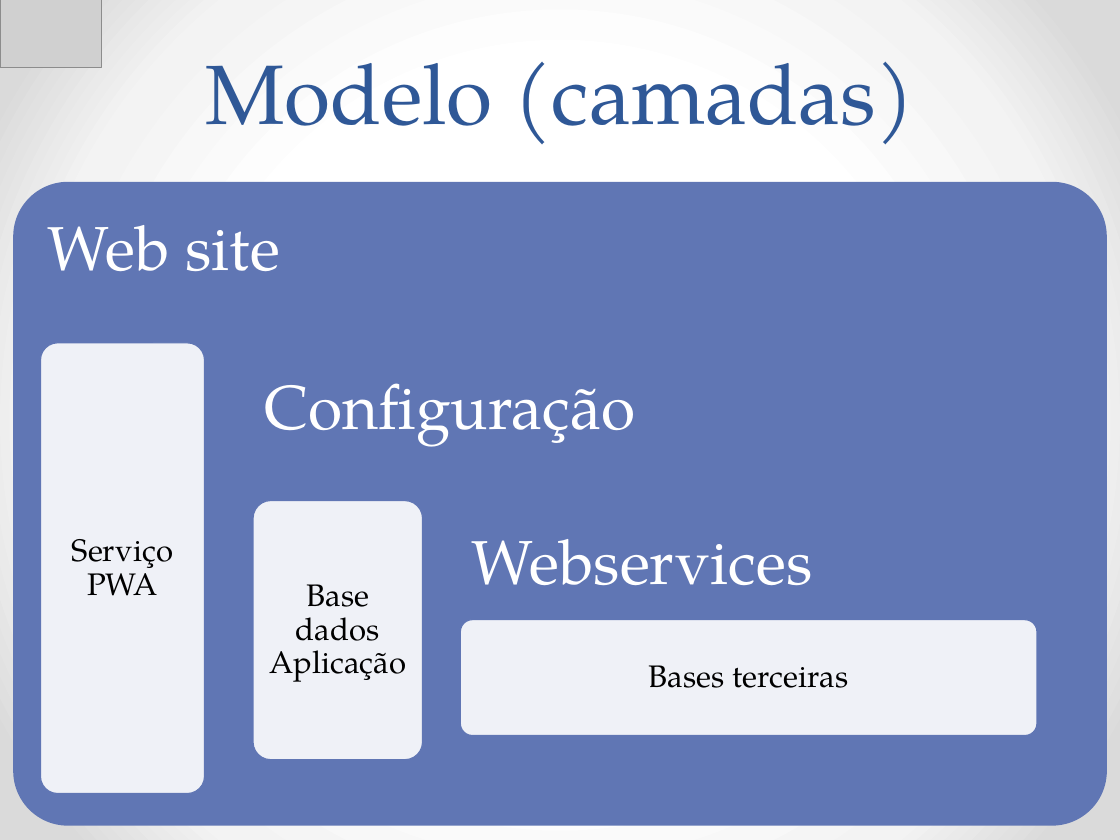
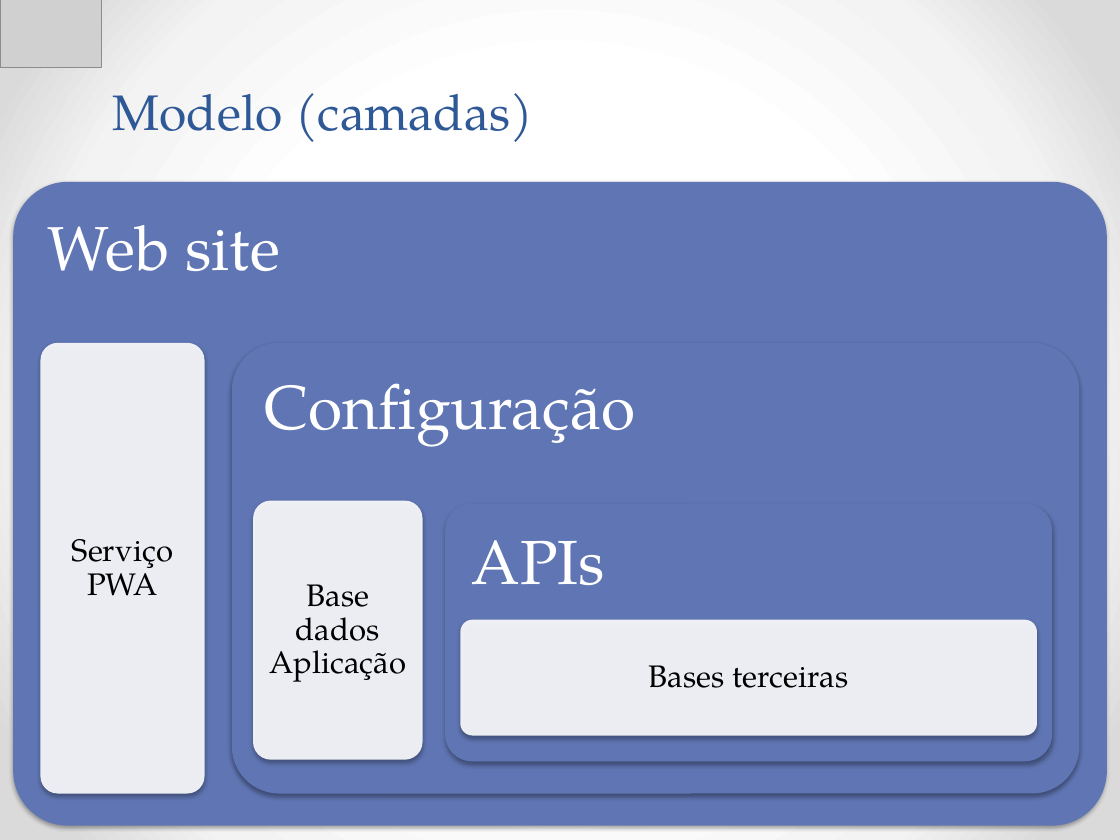
Before and after one commit to Neimarmg/TCC, a slide deck: slide 19 of Ppt-Andamento.pptx. Drawn at 1120x840 pixels with LibreOffice and Linux fonts; fonts in the diff are those of the drawing; grey boxes stand for pictures. Boxes give left, top, right and bottom in pixels: in the first picture for what was removed or moved away, otherwise in the second. Text is boxed around its words. In the diff, an @@ line names an element or a change of style, - is before the commit and + after.

```diff
--- a/Ppt-Andamento.pptx
+++ b/Ppt-Andamento.pptx
@@ title "Modelo (camadas)": place and size @@
-title "Modelo (camadas)" at <box>205,61,915,145</box>
+title "Modelo (camadas)" at <box>113,93,533,142</box>
@@ title "Modelo (camadas)" at <box>113,93,533,142</box>: size 54 to 32 pt; alignment centre to left @@
@@ outline #6076B4 0.75 pt to none; shadow on in 3 elements at <box>253,501,422,759</box>, <box>460,619,1037,735</box>, <box>40,343,204,793</box> @@
@@ shadow on in 3 elements at <box>13,181,1107,825</box>, <box>232,343,1080,793</box>, <box>445,504,1052,762</box> @@
@@ text at <box>472,540,605,585</box>: text changed @@
-Webservices
+APIs
```
Also in this commit, not shown: 19 other slides changed, 4 slides added, 8 slides removed.
